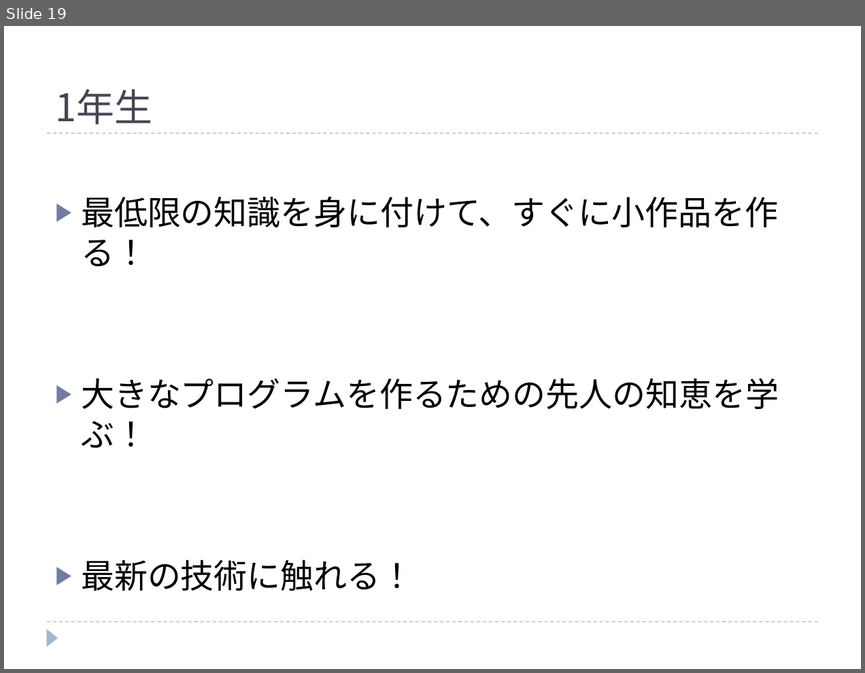
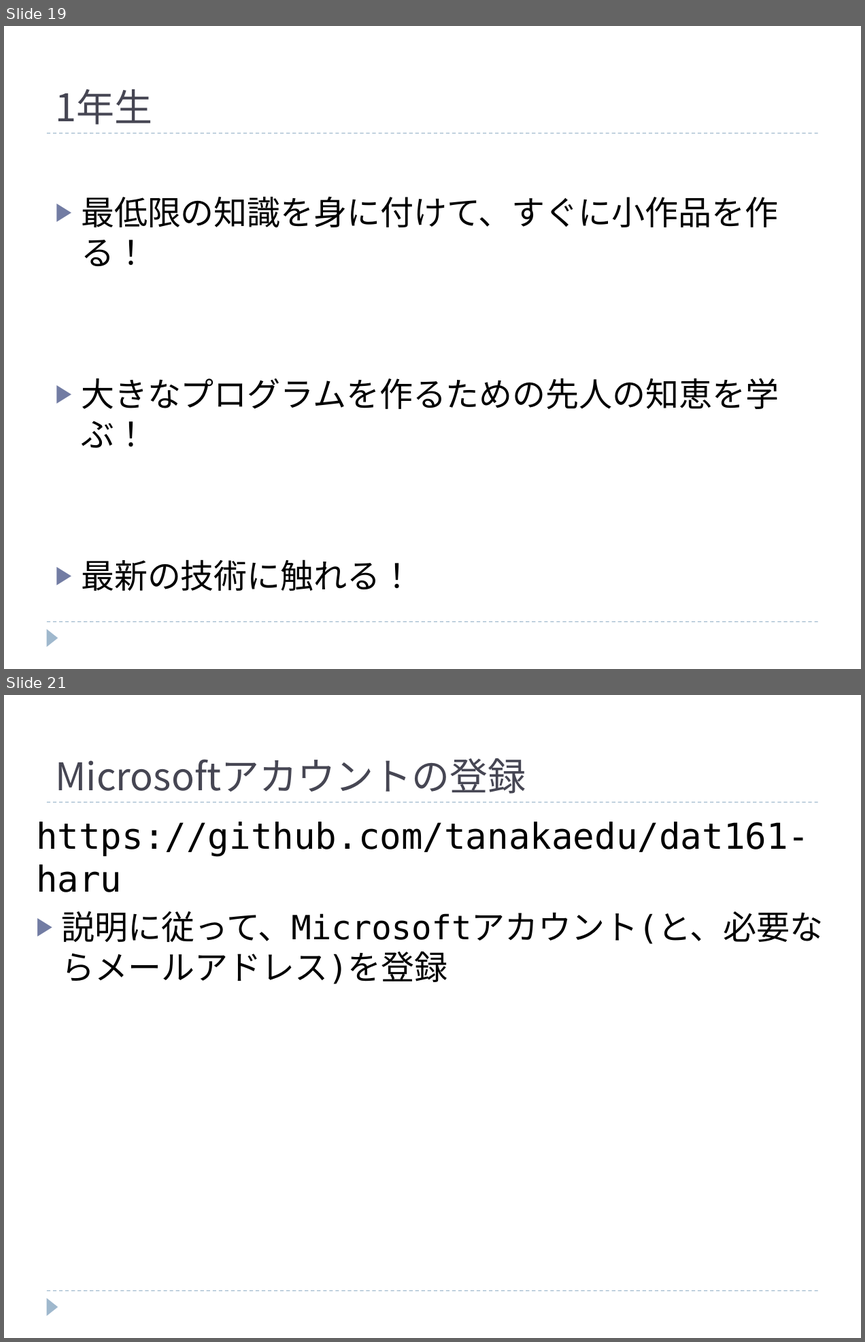
Before and after one commit to tanakaedu/dat161-haru, a slide deck: 00_2016.1.pptx. Shown one above the other, each under a label of ours: slide 19 before the commit, slides 19 and 21 after it; the slides between them are not shown. The pictures are 865x673 and 865x1342 pixels, drawn with LibreOffice and Linux fonts; fonts in the diff are those of the drawing. Boxes give left, top, right and bottom in pixels: in the first picture for what was removed or moved away, otherwise in the second. Text is boxed around its words. In the diff, an @@ line names an element or a change of style, - is before the commit and + after.

```diff
--- a/00_2016.1.pptx
+++ b/00_2016.1.pptx
@@ slide 21 added at box(4, 695, 861, 1338), background #FFFFFF; not listed: 3 template elements that a slide beside it also shows @@
@@ title added at box(55, 758, 526, 794), 32 pt, text #464653 @@
+Microsoftアカウントの登録
@@ text added at box(36, 821, 823, 984), 30 pt, text #000000 @@
+https://github.com/tanakaedu/dat161-haru
+▶ 説明に従って、Microsoftアカウント(と、必要ならメールアドレス)を登録
```
Also in this commit, not shown: 4 slides changed.
